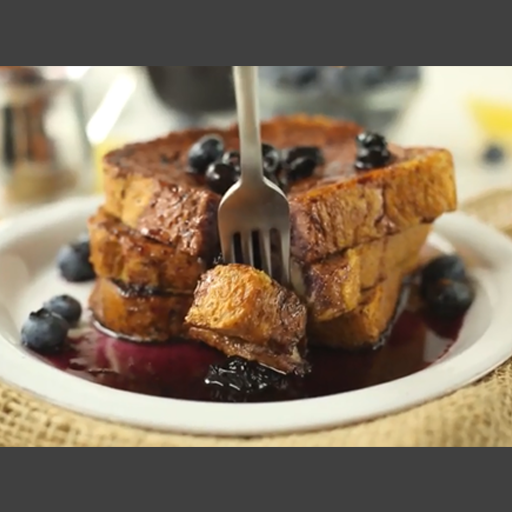
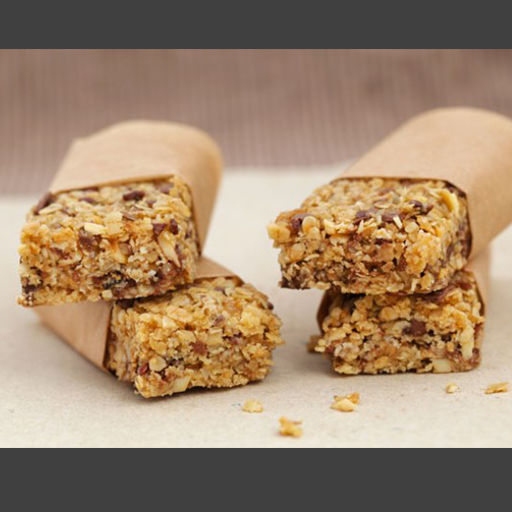
Layered file, before and after one edit (512 x 512). Changes by layer:
added layer "Chocolate-and-pecan-flapjacks" above "Peanut_Butter_and_Chocolate_Chip_Cookies-715x358" over box(0, 49, 512, 448)
added layer "Peanut_Butter_and_Chocolate_Chip_Cookies-715x358" above "Layer 3" over box(0, 52, 512, 447)
added layer "Layer 3" above "Layer 1" over box(0, 60, 512, 447)
